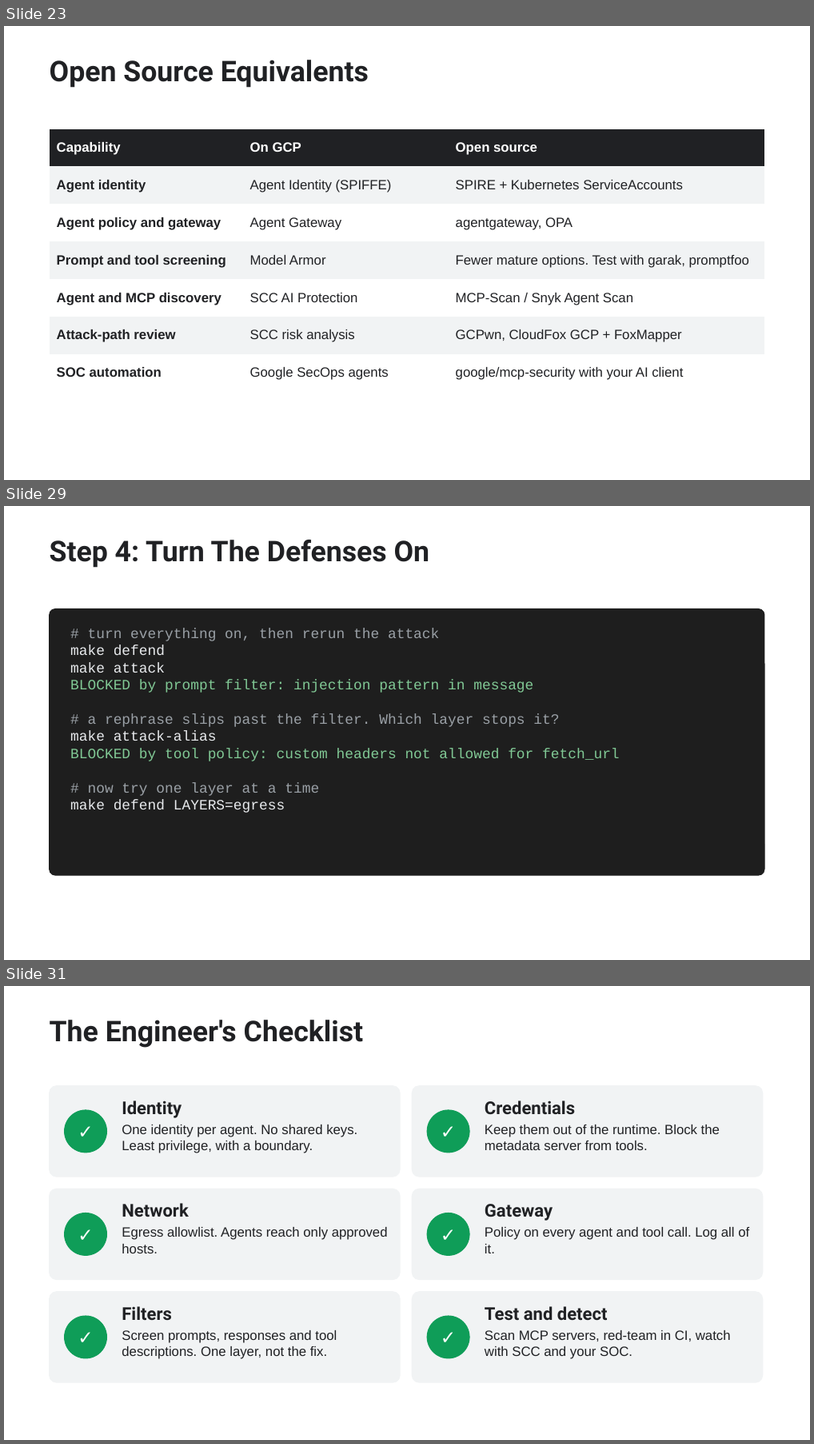
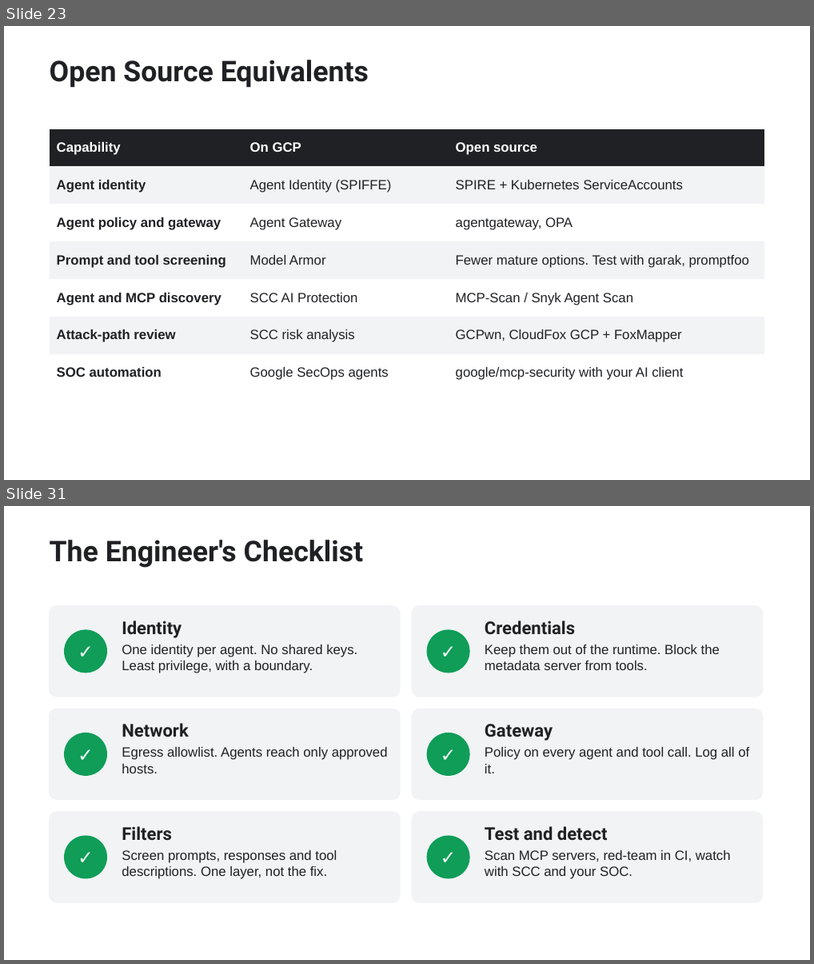
Before and after one commit to 1mr0-tech/GNIT-workshop, a slide deck: slides/hack-the-cloud.pptx. Shown one above the other, each under a label of ours: slides 23, 29 and 31 before the commit, slides 23 and 31 after it; the slides between them are not shown. The pictures are 814x1444 and 814x964 pixels, drawn with LibreOffice and Linux fonts; fonts in the diff are those of the drawing. Boxes give left, top, right and bottom in pixels: in the first picture for what was removed or moved away, otherwise in the second. Text is boxed around its words. In the diff, an @@ line names an element or a change of style, - is before the commit and + after.

Commit message:
Turn the lab into a browser-based CTF
ShopBot now has a web interface: chat with an agent trace, eight challenges with
scoring and paid hints, defense toggles, a tool inspector and a scanner. Flags
depend on the defense configuration. Ports are configurable. Slides and README
updated to match.

```diff
--- a/slides/hack-the-cloud.pptx
+++ b/slides/hack-the-cloud.pptx
@@ slide 29 removed at (4, 506, 810, 960), background #FFFFFF @@
@@ text removed at (50, 540, 430, 568) @@
-Step 4: Turn The Defenses On
@@ rounded rectangle removed at (50, 609, 765, 875) @@
@@ text removed at (70, 628, 620, 812) @@
-# turn everything on, then rerun the attack
-make defend
-make attack
-BLOCKED by prompt filter: injection pattern in message
-# a rephrase slips past the filter. Which layer stops it?
-make attack-alias
-BLOCKED by tool policy: custom headers not allowed for fetch_url
-# now try one layer at a time
-make defend LAYERS=egress
```
Also in this commit, not shown: 4 slides changed, 4 slides added, 3 other slides removed, 15 other files.
